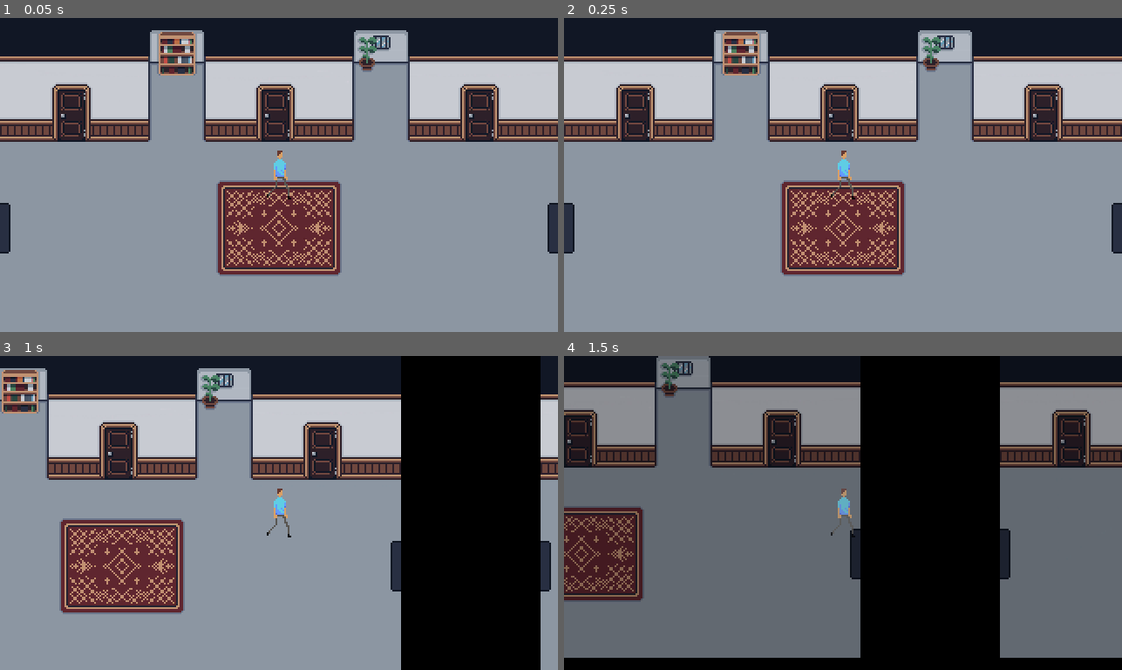
Above: before the commit, frames 1-4 (two rows, left to right).
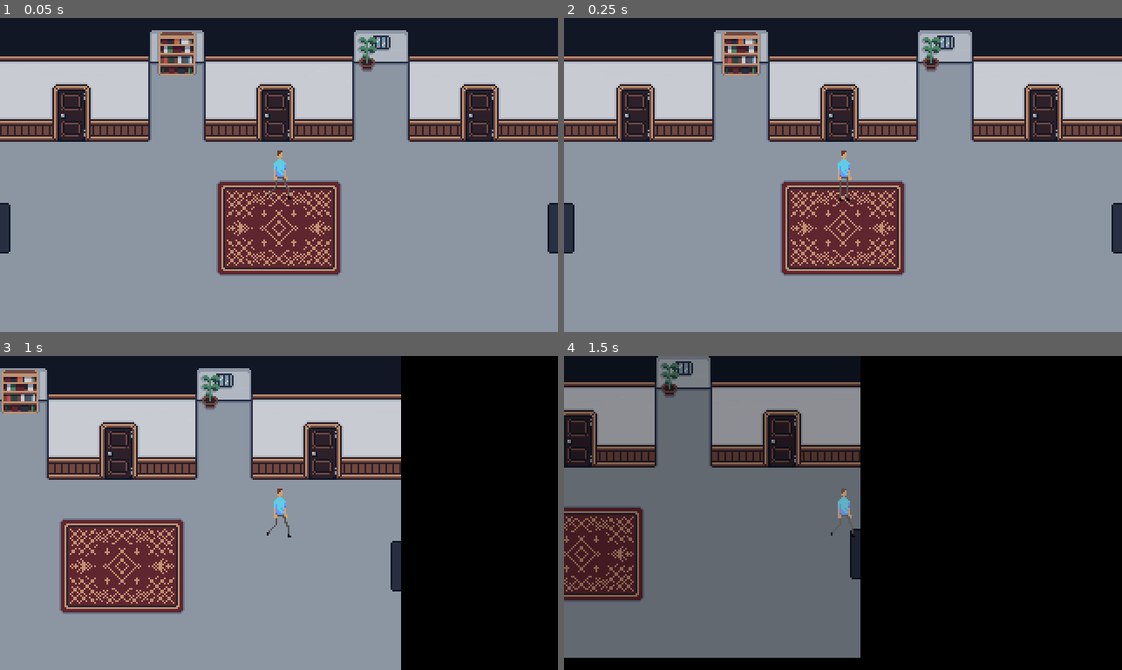
Above: after the commit, the same moments.

Repository: p2lK/Game_Jam
Game: Godot game, scene res://scenes/main.tscn
Same seed, same stepped clock (60 frames per second), same inputs: the game is played once before the commit and once after it.
Inputs:
- Up to frame 1 (0.05 s): no input
- Up to frame 2 (0.25 s): no input
- Up to frame 3 (1 s): tap Enter at 0.5 s; hold D (right) from 0.53 s (still down)
- Up to frame 4 (1.5 s): release D (right) at 1.28 s; hold S (down) from 1.28 s (still down)

Frame 1 is identical in both runs. In frame 2, less than 0.1% of the frame differs, in the area x 47-53%, y 51-59%; in frame 3, 3.1%; in frame 4, 21%, in the area x 78-100%, y 0-97%.

Commit message:
teleporter

Diff:
--- a/Scenes/main.tscn
+++ b/Scenes/main.tscn
@@ -7,6 +7,7 @@
 [ext_resource type="Texture2D" uid="uid://4ga8d8olagui" path="res://Sprites/characters/Midas_Lennox_walking.png" id="3_amvyg"]
 [ext_resource type="Texture2D" uid="uid://hg6rttwnmg83" path="res://Sprites/backgrounds/garden.png" id="4_a0tpe"]
 [ext_resource type="PackedScene" uid="uid://db7p8n0ts55xo" path="res://scenes/teleporter.tscn" id="5_nhd1s"]
+[ext_resource type="Texture2D" uid="uid://pltrmj6ulwt" path="res://Sprites/characters/Midas_Lennox.png" id="7_a4vo6"]
 
 [sub_resource type="RectangleShape2D" id="RectangleShape2D_vixo0"]
 size = Vector2(13, 16)
@@ -40,6 +41,9 @@
 "frames": [{
 "duration": 1.0,
 "texture": SubResource("AtlasTexture_wnn4u")
+}, {
+"duration": 1.0,
+"texture": ExtResource("7_a4vo6")
 }],
 "loop": true,
 "name": &"idle",
@@ -89,7 +93,7 @@
 
 [node name="main" type="Node2D"]
 metadata/_edit_horizontal_guides_ = [30.0]
-metadata/_edit_vertical_guides_ = [260.0]
+metadata/_edit_vertical_guides_ = [260.0, 390.0, 135.0]
 
 [node name="gameplay" type="Node2D" parent="."]
 script = ExtResource("1_kjmec")
@@ -101,7 +105,7 @@
 texture = ExtResource("1_8sc0c")
 
 [node name="Corridor2" type="Sprite2D" parent="gameplay/backgrounds"]
-position = Vector2(400, 0)
+position = Vector2(527, -1)
 scale = Vector2(0.1, 0.1)
 texture = ExtResource("2_xkyol")
 
@@ -156,27 +160,27 @@
 [node name="corridor2" type="StaticBody2D" parent="gameplay"]
 
 [node name="CollisionShape2D" type="CollisionShape2D" parent="gameplay/corridor2"]
-position = Vector2(283, -61)
+position = Vector2(410, -62)
 shape = SubResource("RectangleShape2D_eyh7x")
 
 [node name="CollisionShape2D2" type="CollisionShape2D" parent="gameplay/corridor2"]
-position = Vector2(517, -61)
+position = Vector2(644, -62)
 shape = SubResource("RectangleShape2D_eyh7x")
 
 [node name="CollisionShape2D3" type="CollisionShape2D" parent="gameplay/corridor2"]
-position = Vector2(400, -72.5)
+position = Vector2(527, -73.5)
 shape = SubResource("RectangleShape2D_uhyh1")
 
 [node name="CollisionShape2D6" type="CollisionShape2D" parent="gameplay/corridor2"]
-position = Vector2(240, 89)
+position = Vector2(367, 88)
 shape = SubResource("SegmentShape2D_xgnj8")
 
 [node name="CollisionShape2D5" type="CollisionShape2D" parent="gameplay/corridor2"]
-position = Vector2(241, -90)
+position = Vector2(368, -91)
 shape = SubResource("SegmentShape2D_gy7jd")
 
 [node name="CollisionShape2D7" type="CollisionShape2D" parent="gameplay/corridor2"]
-position = Vector2(559, -90)
+position = Vector2(686, -91)
 shape = SubResource("SegmentShape2D_gy7jd")
 
 [node name="teleporters" type="Node2D" parent="gameplay"]
@@ -184,12 +188,12 @@
 [node name="teleporter" parent="gameplay/teleporters" instance=ExtResource("5_nhd1s")]
 position = Vector2(157, 30.5)
 scale = Vector2(0.1875, 0.90625)
-target_position = Vector2(260, 30)
+target_position = Vector2(390, 30)
 
 [node name="teleporter2" parent="gameplay/teleporters" instance=ExtResource("5_nhd1s")]
-position = Vector2(243, 30.5)
+position = Vector2(370, 29.5)
 scale = Vector2(0.1875, 0.90625)
-target_position = Vector2(120, 30)
+target_position = Vector2(135, 30)
 
 [node name="teleporter3" parent="gameplay/teleporters" instance=ExtResource("5_nhd1s")]
 position = Vector2(916, 11.5)
@@ -197,6 +201,6 @@
 target_position = Vector2(10, 0)
 
 [node name="teleporter4" parent="gameplay/teleporters" instance=ExtResource("5_nhd1s")]
-position = Vector2(396, -46.75)
+position = Vector2(523, -47.75)
 scale = Vector2(1.125, 0.171875)
 target_position = Vector2(950, 0)
--- a/scenes/main.tscn
+++ b/scenes/main.tscn
@@ -7,6 +7,7 @@
 [ext_resource type="Texture2D" uid="uid://4ga8d8olagui" path="res://Sprites/characters/Midas_Lennox_walking.png" id="3_amvyg"]
 [ext_resource type="Texture2D" uid="uid://hg6rttwnmg83" path="res://Sprites/backgrounds/garden.png" id="4_a0tpe"]
 [ext_resource type="PackedScene" uid="uid://db7p8n0ts55xo" path="res://scenes/teleporter.tscn" id="5_nhd1s"]
+[ext_resource type="Texture2D" uid="uid://pltrmj6ulwt" path="res://Sprites/characters/Midas_Lennox.png" id="7_a4vo6"]
 
 [sub_resource type="RectangleShape2D" id="RectangleShape2D_vixo0"]
 size = Vector2(13, 16)
@@ -40,6 +41,9 @@
 "frames": [{
 "duration": 1.0,
 "texture": SubResource("AtlasTexture_wnn4u")
+}, {
+"duration": 1.0,
+"texture": ExtResource("7_a4vo6")
 }],
 "loop": true,
 "name": &"idle",
@@ -89,7 +93,7 @@
 
 [node name="main" type="Node2D"]
 metadata/_edit_horizontal_guides_ = [30.0]
-metadata/_edit_vertical_guides_ = [260.0]
+metadata/_edit_vertical_guides_ = [260.0, 390.0, 135.0]
 
 [node name="gameplay" type="Node2D" parent="."]
 script = ExtResource("1_kjmec")
@@ -101,7 +105,7 @@
 texture = ExtResource("1_8sc0c")
 
 [node name="Corridor2" type="Sprite2D" parent="gameplay/backgrounds"]
-position = Vector2(400, 0)
+position = Vector2(527, -1)
 scale = Vector2(0.1, 0.1)
 texture = ExtResource("2_xkyol")
 
@@ -156,27 +160,27 @@
 [node name="corridor2" type="StaticBody2D" parent="gameplay"]
 
 [node name="CollisionShape2D" type="CollisionShape2D" parent="gameplay/corridor2"]
-position = Vector2(283, -61)
+position = Vector2(410, -62)
 shape = SubResource("RectangleShape2D_eyh7x")
 
 [node name="CollisionShape2D2" type="CollisionShape2D" parent="gameplay/corridor2"]
-position = Vector2(517, -61)
+position = Vector2(644, -62)
 shape = SubResource("RectangleShape2D_eyh7x")
 
 [node name="CollisionShape2D3" type="CollisionShape2D" parent="gameplay/corridor2"]
-position = Vector2(400, -72.5)
+position = Vector2(527, -73.5)
 shape = SubResource("RectangleShape2D_uhyh1")
 
 [node name="CollisionShape2D6" type="CollisionShape2D" parent="gameplay/corridor2"]
-position = Vector2(240, 89)
+position = Vector2(367, 88)
 shape = SubResource("SegmentShape2D_xgnj8")
 
 [node name="CollisionShape2D5" type="CollisionShape2D" parent="gameplay/corridor2"]
-position = Vector2(241, -90)
+position = Vector2(368, -91)
 shape = SubResource("SegmentShape2D_gy7jd")
 
 [node name="CollisionShape2D7" type="CollisionShape2D" parent="gameplay/corridor2"]
-position = Vector2(559, -90)
+position = Vector2(686, -91)
 shape = SubResource("SegmentShape2D_gy7jd")
 
 [node name="teleporters" type="Node2D" parent="gameplay"]
@@ -184,12 +188,12 @@
 [node name="teleporter" parent="gameplay/teleporters" instance=ExtResource("5_nhd1s")]
 position = Vector2(157, 30.5)
 scale = Vector2(0.1875, 0.90625)
-target_position = Vector2(260, 30)
+target_position = Vector2(390, 30)
 
 [node name="teleporter2" parent="gameplay/teleporters" instance=ExtResource("5_nhd1s")]
-position = Vector2(243, 30.5)
+position = Vector2(370, 29.5)
 scale = Vector2(0.1875, 0.90625)
-target_position = Vector2(120, 30)
+target_position = Vector2(135, 30)
 
 [node name="teleporter3" parent="gameplay/teleporters" instance=ExtResource("5_nhd1s")]
 position = Vector2(916, 11.5)
@@ -197,6 +201,6 @@
 target_position = Vector2(10, 0)
 
 [node name="teleporter4" parent="gameplay/teleporters" instance=ExtResource("5_nhd1s")]
-position = Vector2(396, -46.75)
+position = Vector2(523, -47.75)
 scale = Vector2(1.125, 0.171875)
 target_position = Vector2(950, 0)
Not shown: 1 places in Scenes/main.tscn that only renumber resources
Binary file added: Sprites/characters/Midas_Lennox.png
Not shown, added: Sprites/characters/Midas_Lennox.png.import
Not shown: 1 places in scenes/main.tscn that only renumber resources
Binary file removed: sprites/backgrounds/Corridor3.png
